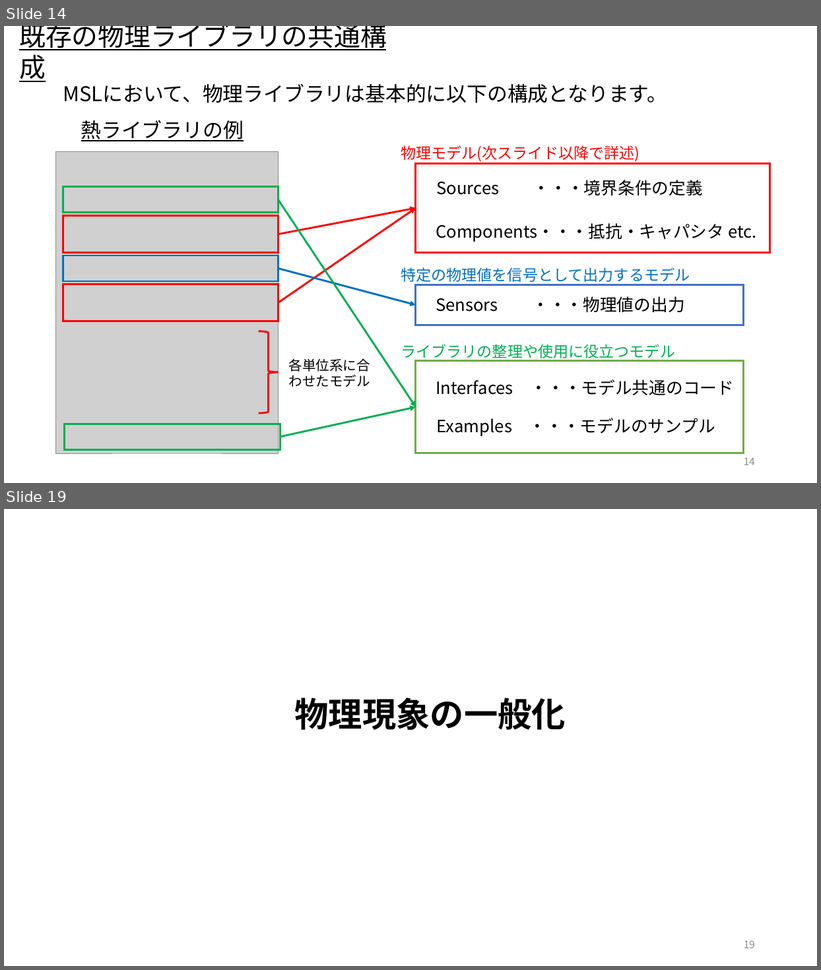
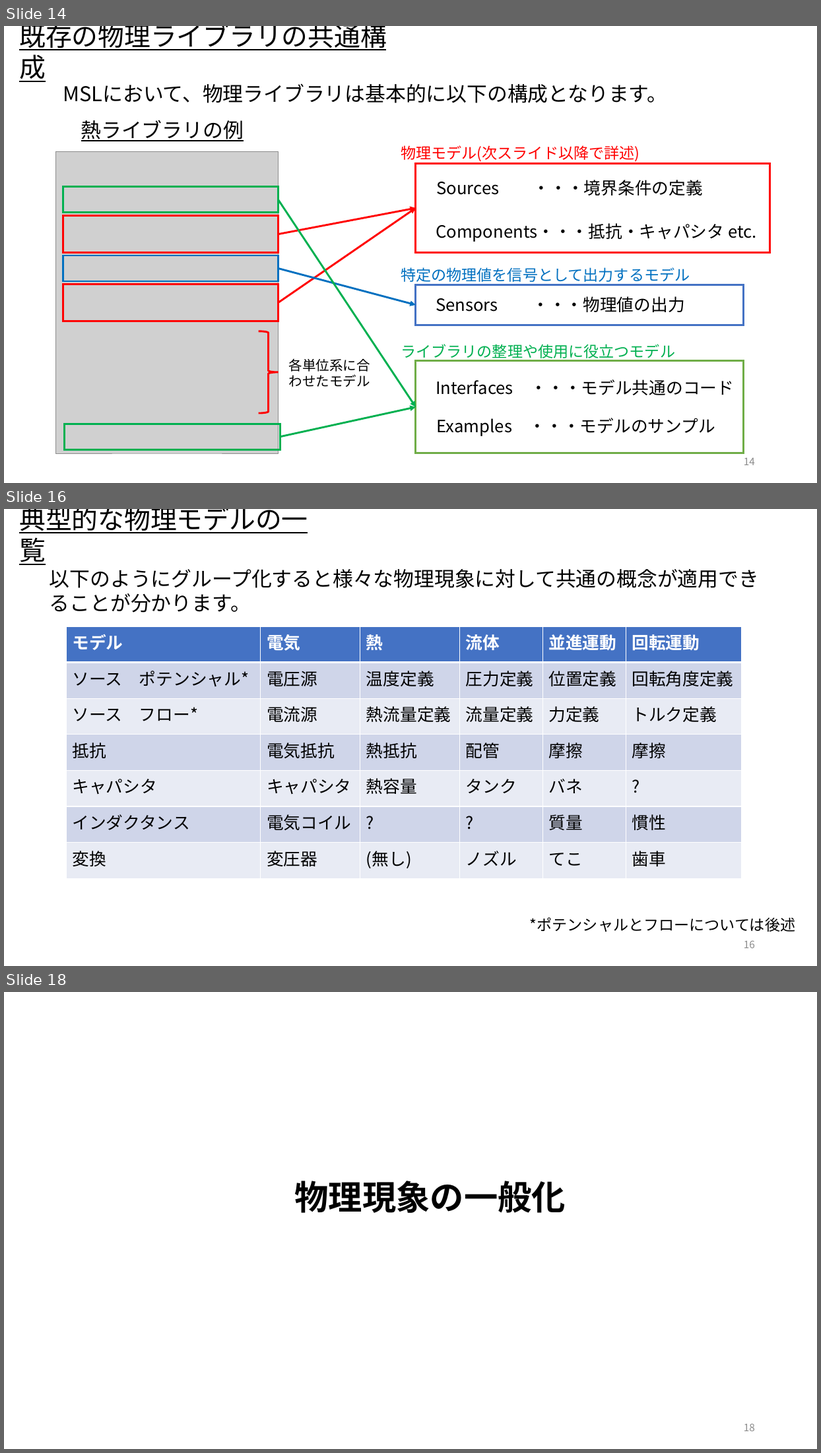
Before and after one commit to UedaShigenori/OpenModelica_Tutorials_Ja, a slide deck: Dev/7_PhysicsDomainModel/OpenModelica_Tutorials_7_PlantModel.pptx. Shown one above the other, each under a label of ours: slides 14 and 19 before the commit, slides 14, 16 and 18 after it; the slides between them are not shown. The pictures are 821x970 and 821x1453 pixels, drawn with LibreOffice and Linux fonts; fonts in the diff are those of the drawing; grey boxes stand for pictures. Boxes give left, top, right and bottom in pixels: in the first picture for what was removed or moved away, otherwise in the second. Text is boxed around its words. In the diff, an @@ line names an element or a change of style, - is before the commit and + after.

Commit message:
プラントモデルの作り方修正

```diff
--- a/Dev/7_PhysicsDomainModel/OpenModelica_Tutorials_7_PlantModel.pptx
+++ b/Dev/7_PhysicsDomainModel/OpenModelica_Tutorials_7_PlantModel.pptx
@@ slide 16 added at <box>4,509,817,966</box>, background #FFFFFF @@
@@ text added at <box>19,509,308,565</box>, 31 pt, text #000000, underline @@
+典型的な物理モデルの一覧
@@ text added at <box>50,569,759,613</box>, 24 pt, text #000000 @@
+以下のようにグループ化すると様々な物理現象に対して共通の概念が適用できることが分かります。
@@ table added at <box>66,626,741,879</box>, 7 rows, 6 columns @@
+モデル | 電気 | 熱 | 流体 | 並進運動 | 回転運動
+ソース ポテンシャル* | 電圧源 | 温度定義 | 圧力定義 | 位置定義 | 回転角度定義
+ソース フロー* | 電流源 | 熱流量定義 | 流量定義 | 力定義 | トルク定義
+抵抗 | 電気抵抗 | 熱抵抗 | 配管 | 摩擦 | 摩擦
+キャパシタ | キャパシタ | 熱容量 | タンク | バネ | ?
+インダクタンス | 電気コイル | ? | ? | 質量 | 慣性
+変換 | 変圧器 | (無し) | ノズル | てこ | 歯車
@@ text added at <box>530,918,795,932</box>, 18 pt, text #000000 @@
+*ポテンシャルとフローについては後述
@@ page number added at <box>744,941,755,949</box>, 12 pt, text #8C8C8C @@
+16
@@ what was slide 19 is now slide 18 @@
@@ page number at <box>744,1424,755,1432</box>: text changed @@
-19
+18
```
Also in this commit, not shown: 9 slides changed, 2 other slides added, 2 slides removed, 1 other file.
